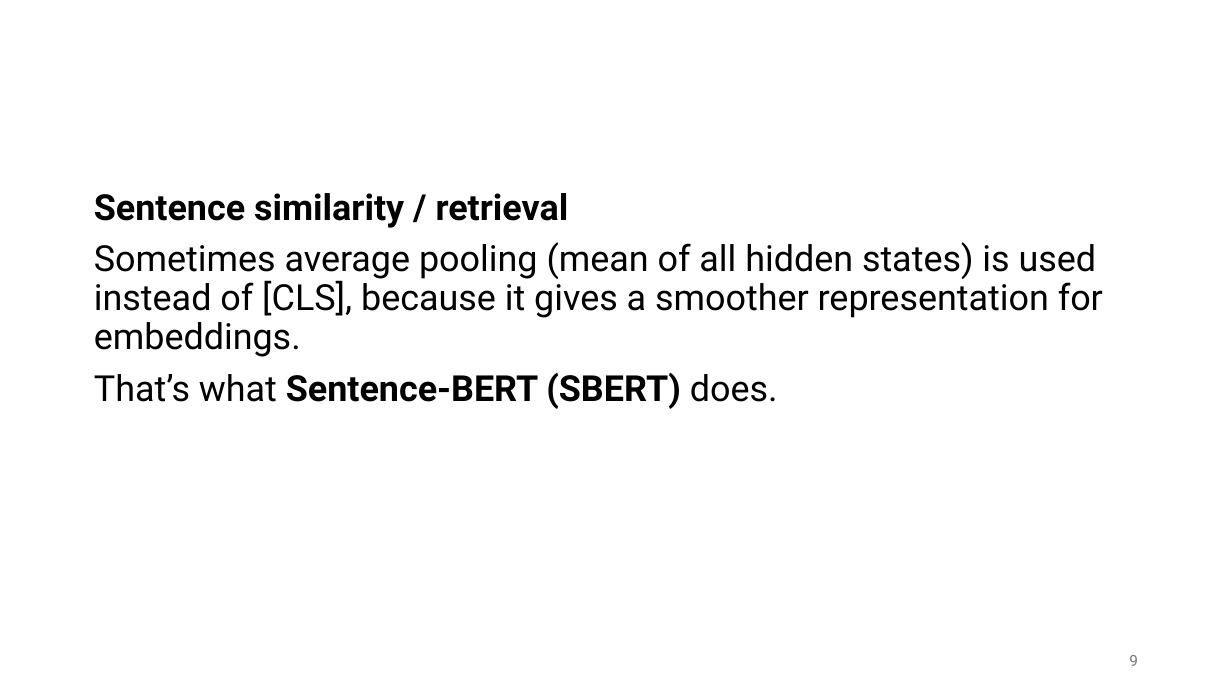
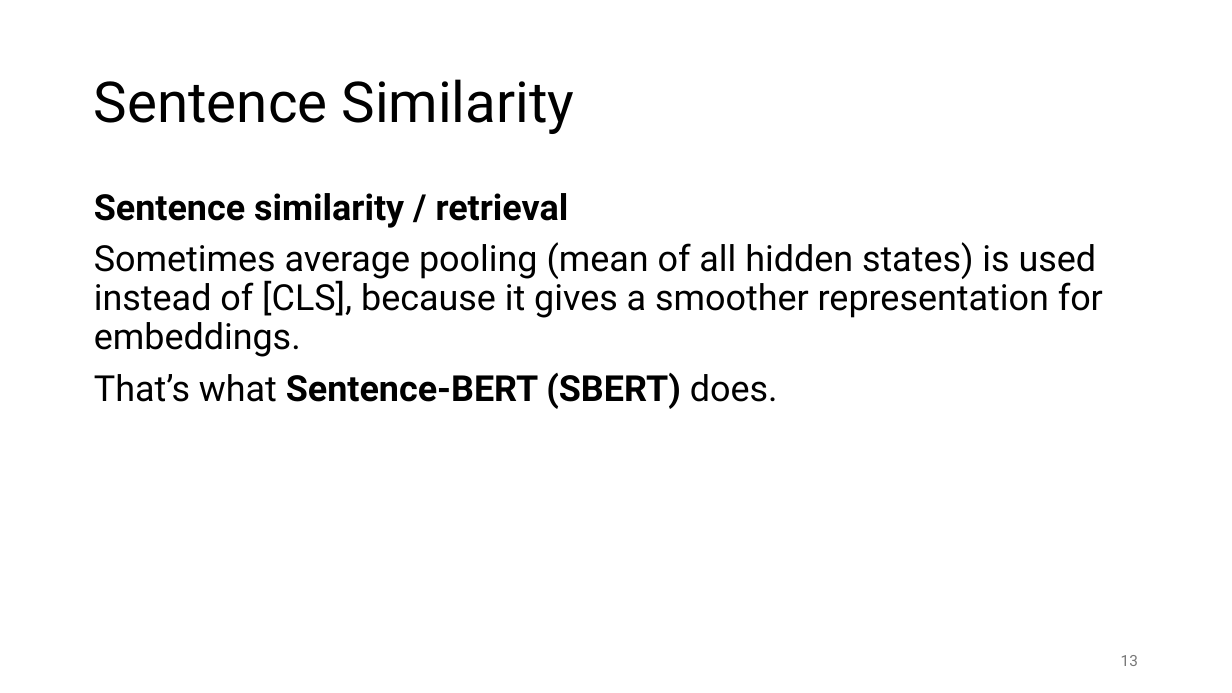
Before and after one commit to FelixWick/language_models, a slide deck: slide 13 of slides/5_finetuning.pptx (slide 9 before the commit). Drawn at 1232x693 pixels with LibreOffice and Linux fonts; fonts in the diff are those of the drawing. Boxes give left, top, right and bottom in pixels: in the first picture for what was removed or moved away, otherwise in the second. Text is boxed around its words. In the diff, an @@ line names an element or a change of style, - is before the commit and + after.

```diff
--- a/slides/5_finetuning.pptx
+++ b/slides/5_finetuning.pptx
@@ title added at (x1=94, y1=79, x2=574, y2=134), 44 pt, text #000000 @@
+Sentence Similarity
@@ page number at (x1=1121, y1=655, x2=1138, y2=666): text changed @@
-9
+13
```
Also in this commit, not shown: 9 other slides changed, 5 slides removed.
